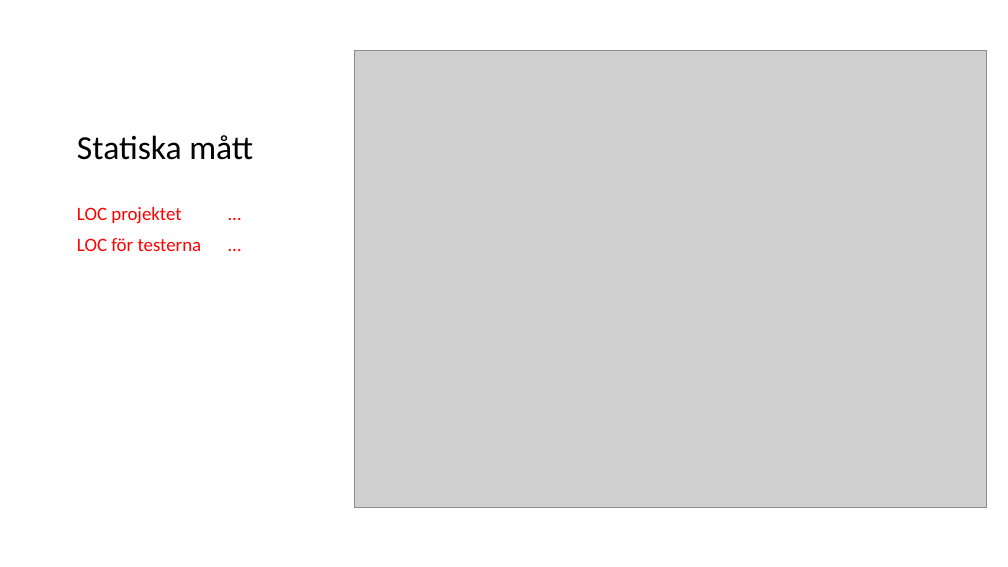
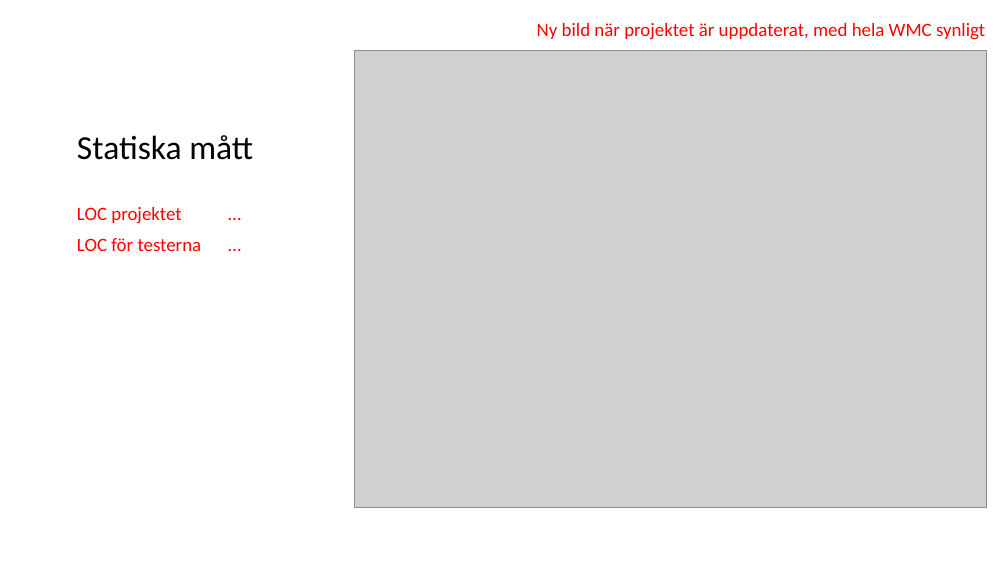
Before and after one commit to hampusidstam/InteGame, a slide deck: slide 30 of docs/Slutredovisning_grp5_v8.pptx (slide 34 before the commit). Drawn at 1008x567 pixels with LibreOffice and Linux fonts; fonts in the diff are those of the drawing; grey boxes stand for pictures. Boxes give left, top, right and bottom in pixels: in the first picture for what was removed or moved away, otherwise in the second. Text is boxed around its words. In the diff, an @@ line names an element or a change of style, - is before the commit and + after.

```diff
--- a/docs/Slutredovisning_grp5_v8.pptx
+++ b/docs/Slutredovisning_grp5_v8.pptx
@@ text added at bbox=[537, 23, 985, 40], 18 pt, text #FF0000 @@
+Ny bild när projektet är uppdaterat, med hela WMC synligt
```
Also in this commit, not shown: 19 other slides changed, 2 slides added, 5 slides removed.
